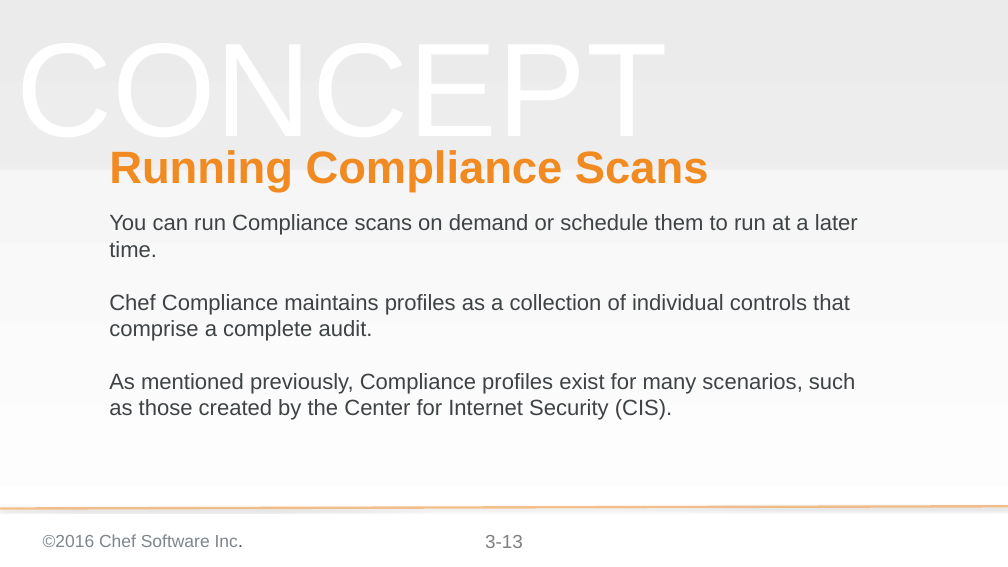
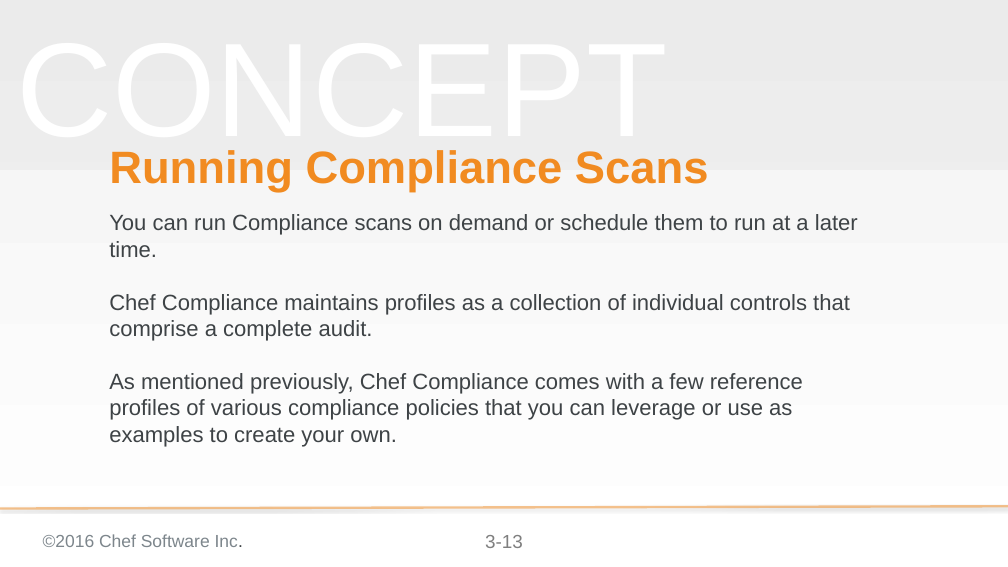
Before and after one commit to bchamby/chef-compliance-installation-configuration-operation, a slide deck: slide 13 of 03-initial-configuration-scans.pptx. Drawn at 1008x567 pixels with LibreOffice and Linux fonts; fonts in the diff are those of the drawing; background and template pictures are left out. Boxes give left, top, right and bottom in pixels: in the first picture for what was removed or moved away, otherwise in the second. Text is boxed around its words. In the diff, an @@ line names an element or a change of style, - is before the commit and + after.

```diff
--- a/03-initial-configuration-scans.pptx
+++ b/03-initial-configuration-scans.pptx
@@ subtitle at box(109, 373, 803, 447): text changed @@
-As mentioned previously, Compliance profiles exist for many scenarios, such as those created by the Center for Internet Security (CIS).
+As mentioned previously, Chef Compliance comes with a few reference profiles of various compliance policies that you can leverage or use as examples to create your own.
```
Also in this commit, not shown: 9 other slides changed, 1 slide added, 2 slides removed.
